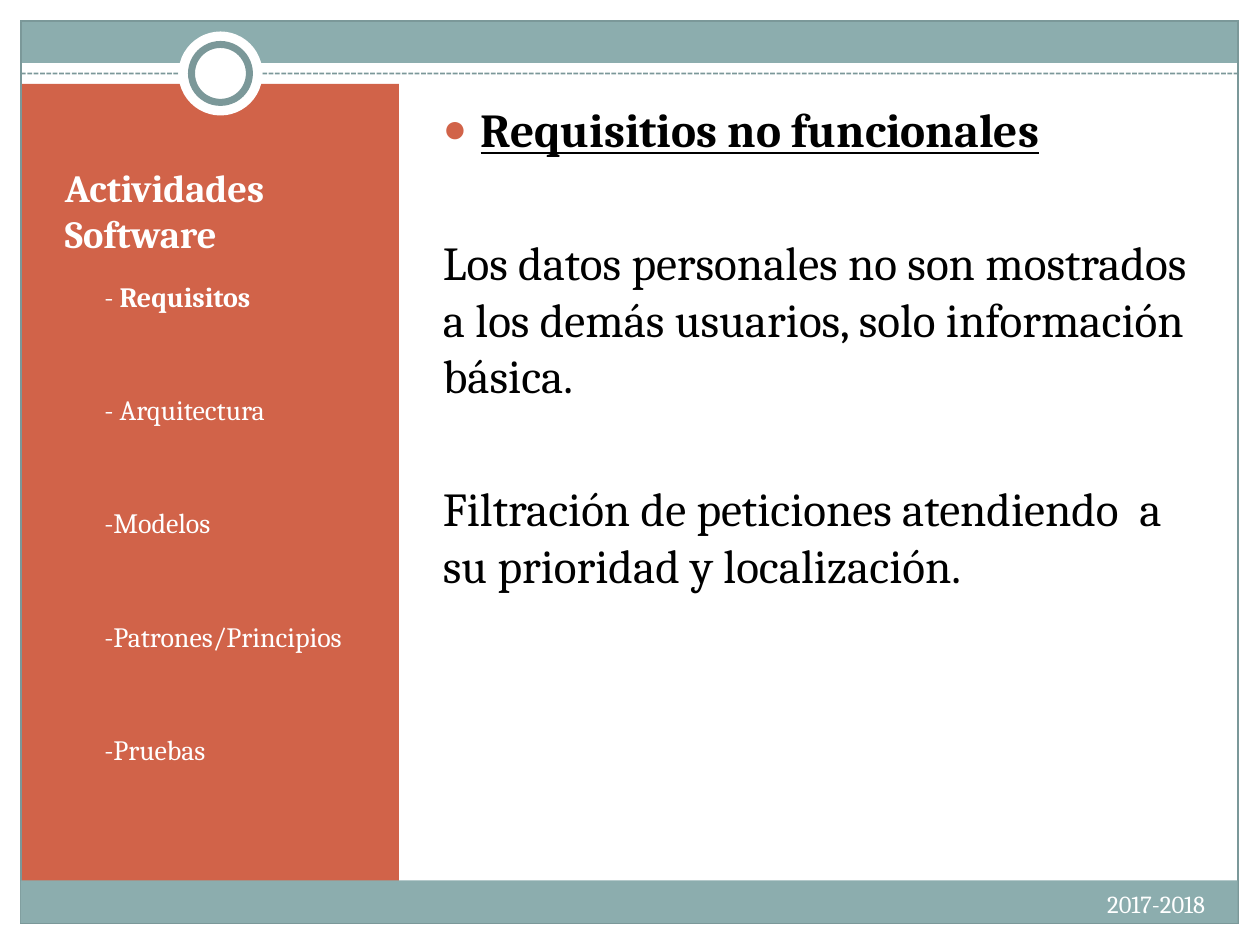
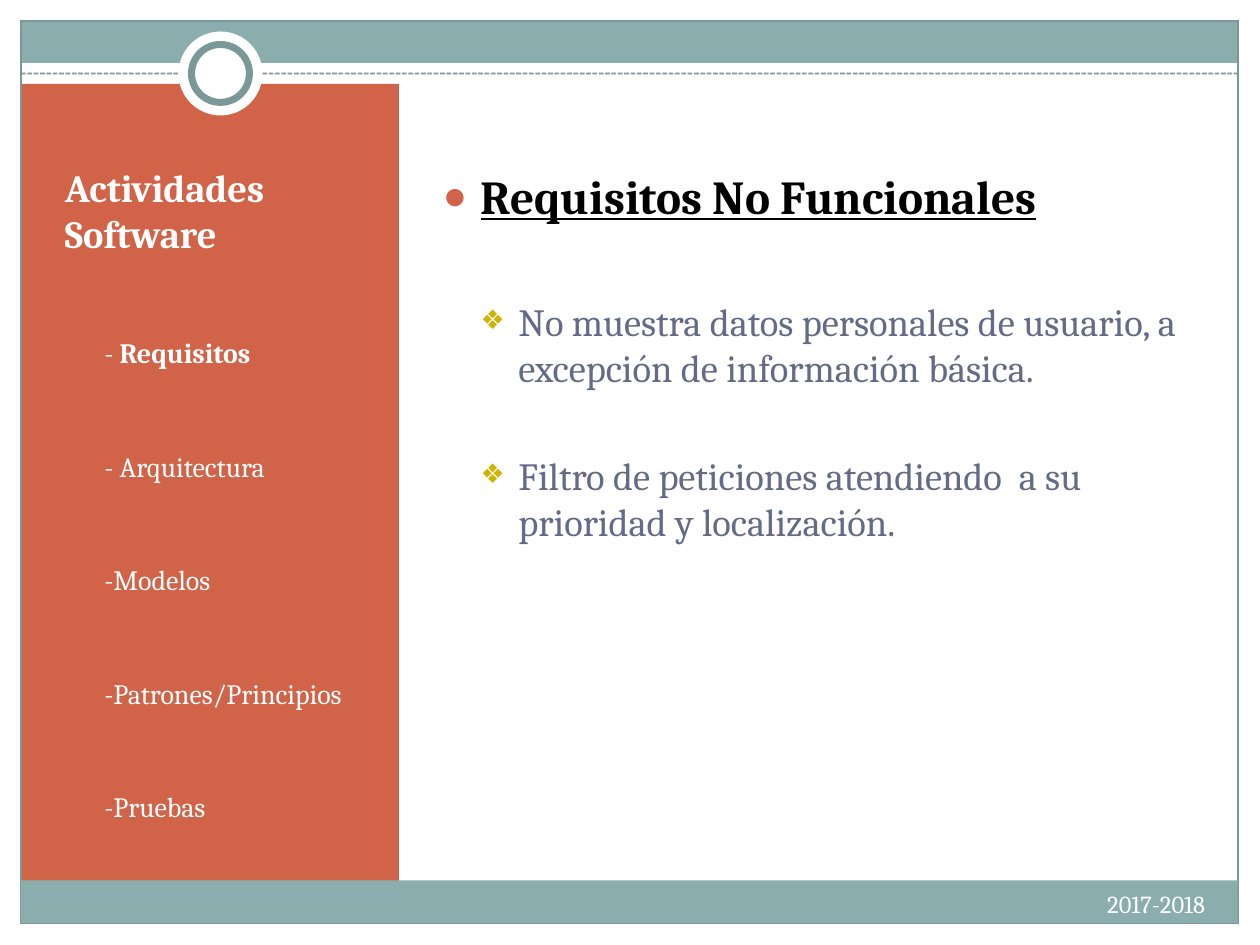
Before and after one commit to albertoaguileram/dsd, a slide deck: slide 8 of IntroIngSoft.PresentacionesFinales.pptx. Drawn at 1260x945 pixels with LibreOffice and Linux fonts; fonts in the diff are those of the drawing. Boxes give left, top, right and bottom in pixels: in the first picture for what was removed or moved away, otherwise in the second. Text is boxed around its words. In the diff, an @@ line names an element or a change of style, - is before the commit and + after.

```diff
--- a/IntroIngSoft.PresentacionesFinales.pptx
+++ b/IntroIngSoft.PresentacionesFinales.pptx
@@ text at bbox=[481, 181, 1176, 545]: text changed; size 27 to 22 pt; text colour #000000 to #646B86 @@
-● Requisitios no funcionales
-Los datos personales no son mostrados a los demás usuarios, solo información básica.
-Filtración de peticiones atendiendo a su prioridad y localización.
+● Requisitos No Funcionales
+  ❖ No muestra datos personales de usuario, a excepción de información básica.
+  ❖ Filtro de peticiones atendiendo a su prioridad y localización.
@@ text "- Requisitos": place and size @@
-text "- Requisitos" at bbox=[104, 287, 341, 760]
+text "- Requisitos" at bbox=[104, 343, 341, 817]
```
Also in this commit, not shown: 17 other slides changed.
